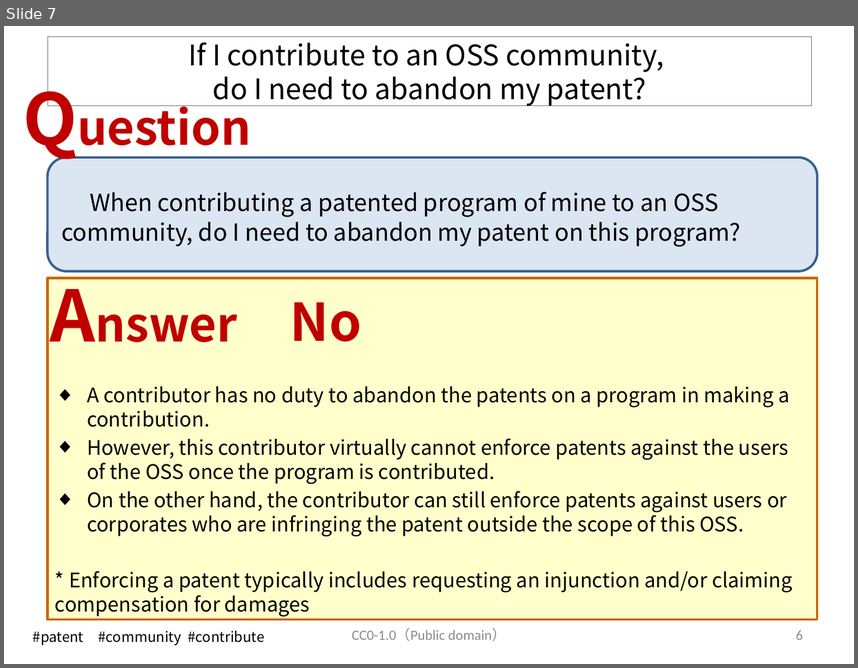
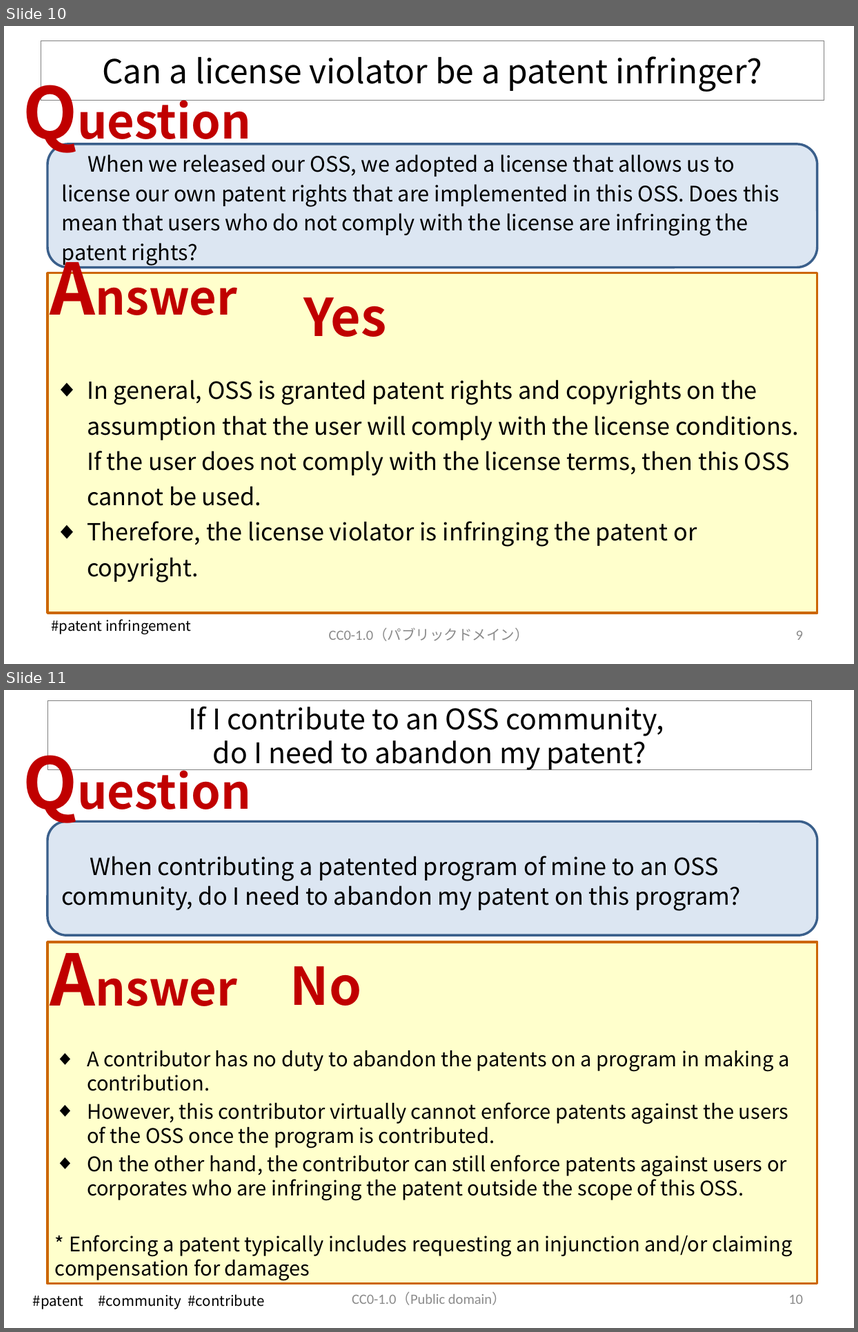
Before and after one commit to OpenChain-Project/OpenChain-JWG, a slide deck: Education_Material/FAQ/Misunderstandings_of_OSS_licenses_CC0.pptx. Shown one above the other, each under a label of ours: slide 7 before the commit, slides 10 and 11 after it. The pictures are 858x668 and 858x1332 pixels, drawn with LibreOffice and Linux fonts; fonts in the diff are those of the drawing. Boxes give left, top, right and bottom in pixels: in the first picture for what was removed or moved away, otherwise in the second. Text is boxed around its words. In the diff, an @@ line names an element or a change of style, - is before the commit and + after.

Commit message:
Frequent Misunderstandings of OSS licenses V6

```diff
--- a/Education_Material/FAQ/Misunderstandings_of_OSS_licenses_CC0.pptx
+++ b/Education_Material/FAQ/Misunderstandings_of_OSS_licenses_CC0.pptx
@@ slide 10 added at box(4, 26, 854, 664), background #FFFFFF @@
@@ title added at box(41, 40, 824, 100), outline #808080 0.75 pt, 28 pt, text #000000 @@
+Can a license violator be a patent infringer?
@@ text added at box(14, 63, 275, 158), 40 pt, text #C00000, bold @@
+Question
@@ rounded rectangle added at box(47, 144, 818, 267), fill #DCE6F2, outline #3A5F8C 2 pt, 18 pt, text #000000 @@
+When we released our OSS, we adopted a license that allows us to license our own patent rights that are implemented in this OSS. Does this mean that users who do not comply with the license are infringing the patent rights?
@@ text added at box(41, 240, 265, 334), 40 pt, text #C00000, bold @@
+Answer
@@ rectangle added at box(47, 272, 818, 612), fill #FFFFCC, outline #CC6600 2 pt @@
@@ text added at box(303, 297, 386, 336), 44 pt, text #C00000, bold @@
+Yes
@@ text added at box(87, 379, 799, 582), 20 pt, text #000000 @@
+◆ In general, OSS is granted patent rights and copyrights on the assumption that the user will comply with the license conditions. If the user does not comply with the license terms, then this OSS cannot be used.
+◆ Therefore, the license violator is infringing the patent or copyright.
@@ text added at box(51, 619, 191, 634), 12 pt, text #000000 @@
+#patent infringement
@@ text added at box(329, 628, 529, 641), 12 pt, text #8C8C8C @@
+CC0-1.0（パブリックドメイン）
@@ page number added at box(796, 630, 803, 639), 12 pt, text #8C8C8C @@
+9
@@ what was slide 7 is now slide 11 @@
@@ page number at box(789, 1294, 803, 1303): text changed @@
-6
+10
```
Also in this commit, not shown: 22 slides changed, 12 other slides added.
